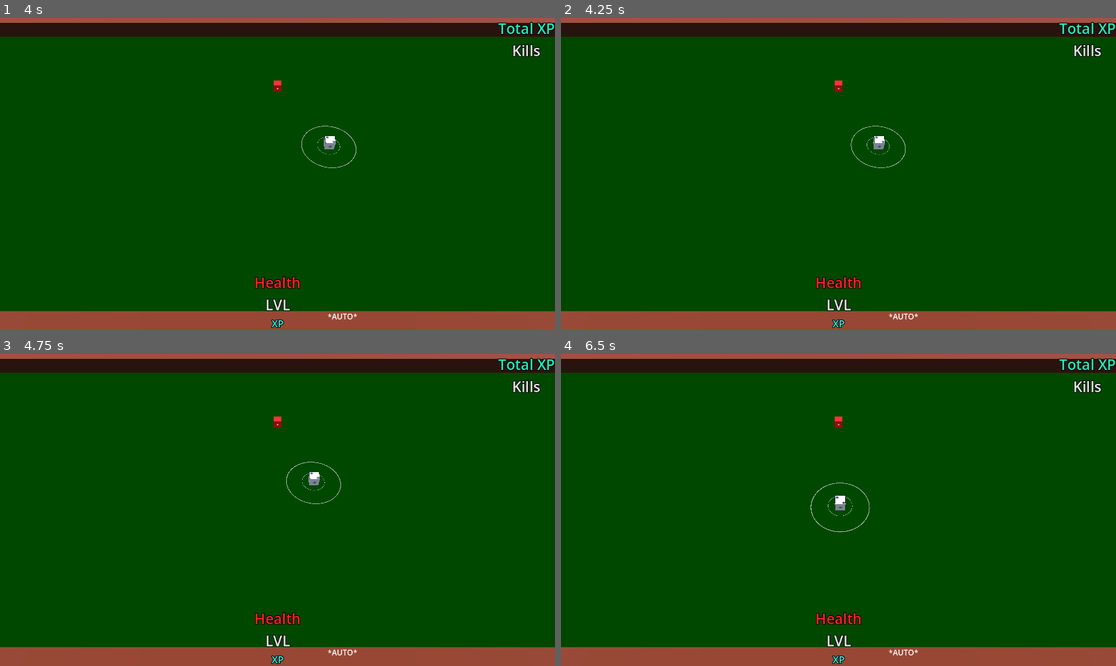
Above: before the commit, frames 1-4 (two rows, left to right).
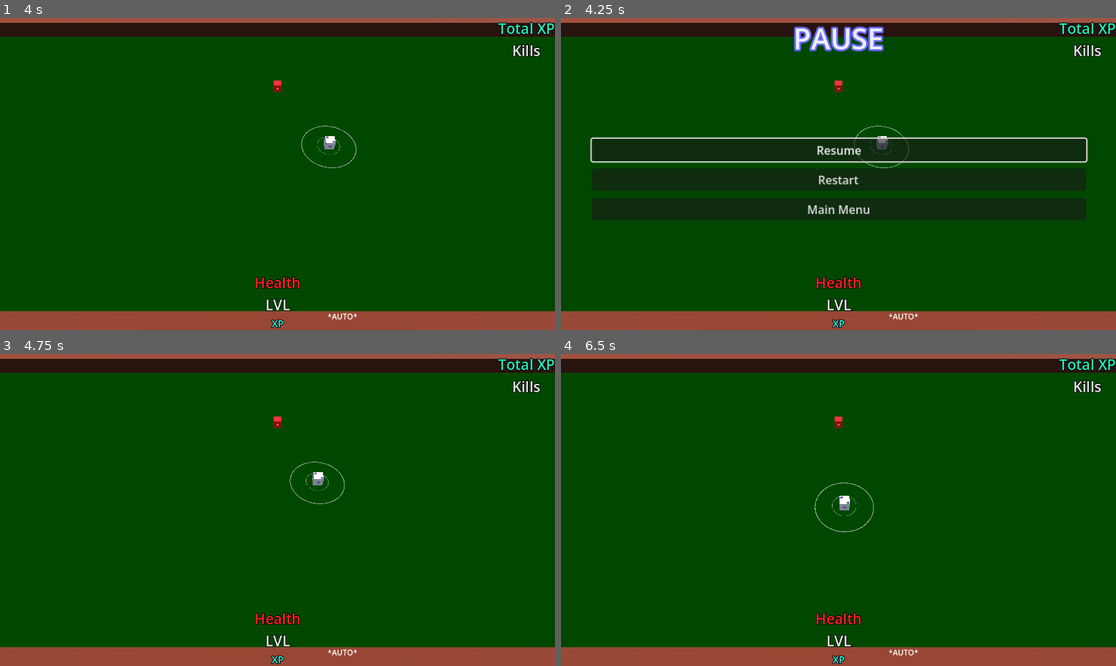
Above: after the commit, the same moments.

Repository: KamPit0605/gdc-project--dice-challenge
Game: Godot game, scene res://Scenes/game_scene.tscn
Same seed, same stepped clock (60 frames per second), same inputs: the game is played once before the commit and once after it.
Inputs (mouse positions are in pixels of both pictures, inside the frame that each line leads up to):
- Up to frame 1 (4 s): tap Enter (Confirm, bound only before the commit) at 0.5, 0.8, 1.35, 2.3, 3.6 s; move the mouse to (399, 158) at 0.52 s; hold D (Move_Right) 0.53-1.28 s; click (399, 158) at 0.6 s; move the mouse to (166, 189) at 1.27 s; hold S (Move_Backward) 1.28-2.03 s; click (166, 189) at 1.55 s; move the mouse to (333, 105) at 2.02 s; hold D (Move_Right) 2.03-2.78 s; click (333, 105) at 2.1 s; move the mouse to (249, 236) at 2.77 s; hold W (Move_Forward) 2.78-3.53 s; tap Z (Auto_Attack) at 2.85 s; click (249, 236) at 3.05 s; move the mouse to (444, 220) at 3.52 s; hold A (Move_Left) from 3.53 s (still down)
- Up to frame 2 (4.25 s): keep holding A (Move_Left); tap Escape (Decline, bound only before the commit) at 4.15 s
- Up to frame 3 (4.75 s): release A (Move_Left) at 4.25 s; click (277, 485) at 4.25 s, where only the run after the commit has a clickable "Resume"
- Up to frame 4 (6.5 s): tap Enter (Confirm, bound only before the commit) at 5, 6.05 s; move the mouse to (672, 463) at 5.02 s; hold A (Move_Left) 5.03-5.78 s; tap L (Level Up) at 5.1 s; click (672, 463) at 5.3 s; move the mouse to (866, 510) at 5.77 s; hold S (Move_Backward) from 5.78 s (still down); click (866, 510) at 5.85 s

Frame 1 is identical in both runs. In frame 2, 21% of the frame differs, in the area x 5-95%, y 2-65%; in frame 3, 0.2%; in frame 4, 0.3%.

Commit message:
2026-4-11 | Pausing Implemented

Diff:
--- a/Scenes/game_scene.tscn
+++ b/Scenes/game_scene.tscn
@@ -13,6 +13,7 @@
 [ext_resource type="Texture2D" uid="uid://d0qgk7do0wdsr" path="res://Textures/Dice/DieSide6.png" id="7_8m72m"]
 [ext_resource type="Script" uid="uid://dkx18dduq5qu7" path="res://Scripts/Systems/Global_game_system.gd" id="11_4xiap"]
 [ext_resource type="PackedScene" uid="uid://ld1mxfj4vaxp" path="res://Scenes/Systems/dice_system.tscn" id="12_wywco"]
+[ext_resource type="PackedScene" uid="uid://wpf7vtcpjbaf" path="res://UI/uiPause.tscn" id="14_ldntv"]
 
 [sub_resource type="ProceduralSkyMaterial" id="ProceduralSkyMaterial_6h5vk"]
 sky_horizon_color = Color(0.66224277, 0.6717428, 0.6867428, 1)
@@ -545,6 +546,8 @@
 DownPositionStageMarker = NodePath("../Position References/DownPositionStagePosition")
 LeftPositionStageMarker = NodePath("../Position References/LeftPositionStagePosition")
 RightPositionStageMarker = NodePath("../Position References/RightPositionStagePosition")
+
+[node name="UIResults" parent="." unique_id=521938894 instance=ExtResource("14_ldntv")]
 
 [connection signal="endGame" from="PlayerDice" to="Globals/GameSystem" method="_on_player_dice_end_game"]
 [connection signal="area_entered" from="PlayerDice/PlayerTrigger" to="PlayerDice" method="_on_player_trigger_area_entered"]
--- a/Scripts/Systems/Global_game_system.gd
+++ b/Scripts/Systems/Global_game_system.gd
@@ -30,7 +30,7 @@
 		GameStart = false
 
 	_endGame()
-	print (GameStart)
+
 	if GameReset == true:
 		GameReset = false
 
--- /dev/null
+++ b/Scripts/UI/UiPauseScript.gd
@@ -0,0 +1,81 @@
+extends Control
+
+@onready var PauseUI = $VBoxContainer/Pause
+
+var Pausing = false
+
+@export var Menu: Control
+@export var ResumeButton: Button
+@export var PlayAgainButton: Button
+@export var MainMenuButton: Button
+var game_scene = preload("res://Scenes/game_scene.tscn")
+#var mainMenu_scene
+#var ConnectButtons: bool = false
+
+
+# Called when the node enters the scene tree for the first time.
+func _ready():
+	PauseUI.visible = false
+	Menu.visible = false
+	get_tree().paused = false
+
+
+# Called every frame. 'delta' is the elapsed time since the previous frame.
+func _process(_delta):
+	if Input.is_action_just_pressed("Pause") :
+		_Pausing()
+
+
+	PauseMenu()
+
+	if (Pausing) && Input.is_action_just_pressed("Unpause(controller)"):
+		_resuming()
+
+func UiScoreResets():
+	GlobalDiceScript.AcquiredDice = 0
+	GlobalPlayerScript.PlayerLevel = 1
+	GlobalPlayerScript.PlayerXP = 0
+	GlobalPlayerScript.LevelUpXP = 0
+	GlobalPlayerScript.LevelUpQuota = GlobalPlayerScript.LevelUp1stQuota
+	GlobalPlayerScript.EnemyKills = 0
+	GlobalPlayerScript.autoAttacking_indicator = false
+	GlobalGameSystem.GameReset = 0
+	GlobalGameSystem.GamePlaying = false
+
+
+func _Pausing():
+	ResumeButton.grab_focus()
+	if !Pausing:
+		Pausing = true
+		get_tree().paused = true
+	else:
+		get_tree().paused = false
+		Pausing = false
+
+func PauseMenu():
+	if Pausing:
+		PauseUI.visible = true
+		Menu.visible = true
+	else:
+		PauseUI.visible = false
+		Menu.visible = false
+
+
+
+
+
+func _on_main_menu_select():
+	GlobalDiceScript.AcquiredDice = 0
+
+func _resuming():
+	_Pausing()
+	Pausing = false
+
+
+func _on_resume_button_pressed():
+	_resuming()
+
+func _on_restart_button_pressed():
+	GlobalGameSystem._restart()
+	UiScoreResets()
+	get_tree().reload_current_scene()
--- a/Scripts/UI/UiResultsScript.gd
+++ b/Scripts/UI/UiResultsScript.gd
@@ -38,9 +38,9 @@
 	KillsUI.text = str(GlobalPlayerScript.EnemyKills)
 
 	if SelectCooldown == false:
-		if Input.is_action_just_pressed("Confirm") :
+		if Input.is_action_just_pressed("ui_accept") :
 			PlayAgainSelect.emit()
-		if Input.is_action_just_pressed("Decline"):
+		if Input.is_action_just_pressed("ui_cancel"):
 			MainMenuSelect.emit()
 		PlayAgainButton.pressed.connect(_playagain)
 		MainMenuButton.pressed.connect(_mainmenu)
--- /dev/null
+++ b/UI/uiPause.tscn
@@ -0,0 +1,91 @@
+[gd_scene format=3 uid="uid://wpf7vtcpjbaf"]
+
+[ext_resource type="Script" uid="uid://bxmmxtb16qwi6" path="res://Scripts/UI/UiPauseScript.gd" id="1_gkunx"]
+
+[sub_resource type="LabelSettings" id="LabelSettings_3sbvi"]
+font_size = 60
+font_color = Color(0.95686275, 0.95686275, 1, 0.95686275)
+outline_size = 15
+outline_color = Color(0.41568628, 0.41568628, 1, 1)
+
+[node name="UIResults" type="Control" unique_id=20405237 node_paths=PackedStringArray("Menu", "ResumeButton", "PlayAgainButton", "MainMenuButton")]
+process_mode = 3
+layout_mode = 3
+anchors_preset = 15
+anchor_right = 1.0
+anchor_bottom = 1.0
+grow_horizontal = 2
+grow_vertical = 2
+script = ExtResource("1_gkunx")
+Menu = NodePath("Menu")
+ResumeButton = NodePath("Menu/Resume/ResumeButton")
+PlayAgainButton = NodePath("Menu/Restart/RestartButton")
+MainMenuButton = NodePath("Menu/MainMenu/MainMenuButton")
+metadata/_edit_lock_ = true
+
+[node name="Animations" type="Control" parent="." unique_id=40189467]
+anchors_preset = 0
+offset_right = 40.0
+offset_bottom = 40.0
+
+[node name="VBoxContainer" type="VBoxContainer" parent="." unique_id=270339400]
+layout_mode = 1
+anchors_preset = 5
+anchor_left = 0.5
+anchor_right = 0.5
+offset_left = -64.5
+offset_right = 64.5
+offset_bottom = 88.0
+grow_horizontal = 2
+
+[node name="Pause" type="VBoxContainer" parent="VBoxContainer" unique_id=358116091]
+layout_mode = 2
+size_flags_horizontal = 4
+size_flags_vertical = 4
+
+[node name="PauseUI" type="Label" parent="VBoxContainer/Pause" unique_id=1114336313]
+layout_mode = 2
+size_flags_horizontal = 4
+text = "PAUSE"
+label_settings = SubResource("LabelSettings_3sbvi")
+
+[node name="Menu" type="VBoxContainer" parent="." unique_id=1399438827]
+layout_mode = 1
+anchors_preset = 8
+anchor_left = 0.5
+anchor_top = 0.5
+anchor_right = 0.5
+anchor_bottom = 0.5
+offset_left = -512.0
+offset_top = -148.0
+offset_right = 172.0
+offset_bottom = 65.33331
+grow_horizontal = 2
+grow_vertical = 2
+scale = Vector2(1.5, 1.5)
+theme_override_constants/separation = 10
+alignment = 1
+
+[node name="Resume" type="VBoxContainer" parent="Menu" unique_id=1974413170]
+layout_mode = 2
+
+[node name="ResumeButton" type="Button" parent="Menu/Resume" unique_id=1177764586]
+layout_mode = 2
+text = "Resume"
+
+[node name="Restart" type="VBoxContainer" parent="Menu" unique_id=858022740]
+layout_mode = 2
+
+[node name="RestartButton" type="Button" parent="Menu/Restart" unique_id=1357956895]
+layout_mode = 2
+text = "Restart"
+
+[node name="MainMenu" type="VBoxContainer" parent="Menu" unique_id=1249056666]
+layout_mode = 2
+
+[node name="MainMenuButton" type="Button" parent="Menu/MainMenu" unique_id=484833263]
+layout_mode = 2
+text = "Main Menu"
+
+[connection signal="pressed" from="Menu/Resume/ResumeButton" to="." method="_on_resume_button_pressed"]
+[connection signal="pressed" from="Menu/Restart/RestartButton" to="." method="_on_restart_button_pressed"]
--- a/project.godot
+++ b/project.godot
@@ -35,6 +35,26 @@
 
 [input]
 
+ui_accept={
+"deadzone": 0.5,
+"events": [Object(InputEventKey,"resource_local_to_scene":false,"resource_name":"","device":0,"window_id":0,"alt_pressed":false,"shift_pressed":false,"ctrl_pressed":false,"meta_pressed":false,"pressed":false,"keycode":4194309,"physical_keycode":0,"key_label":0,"unicode":0,"location":0,"echo":false,"script":null)
+, Object(InputEventKey,"resource_local_to_scene":false,"resource_name":"","device":0,"window_id":0,"alt_pressed":false,"shift_pressed":false,"ctrl_pressed":false,"meta_pressed":false,"pressed":false,"keycode":4194310,"physical_keycode":0,"key_label":0,"unicode":0,"location":0,"echo":false,"script":null)
+, Object(InputEventKey,"resource_local_to_scene":false,"resource_name":"","device":0,"window_id":0,"alt_pressed":false,"shift_pressed":false,"ctrl_pressed":false,"meta_pressed":false,"pressed":false,"keycode":32,"physical_keycode":0,"key_label":0,"unicode":32,"location":0,"echo":false,"script":null)
+, Object(InputEventJoypadButton,"resource_local_to_scene":false,"resource_name":"","device":-1,"button_index":0,"pressure":0.0,"pressed":true,"script":null)
+]
+}
+ui_cancel={
+"deadzone": 0.5,
+"events": [Object(InputEventKey,"resource_local_to_scene":false,"resource_name":"","device":0,"window_id":0,"alt_pressed":false,"shift_pressed":false,"ctrl_pressed":false,"meta_pressed":false,"pressed":false,"keycode":4194305,"physical_keycode":0,"key_label":0,"unicode":0,"location":0,"echo":false,"script":null)
+, Object(InputEventJoypadButton,"resource_local_to_scene":false,"resource_name":"","device":-1,"button_index":1,"pressure":0.0,"pressed":true,"script":null)
+]
+}
+ui_close_dialog={
+"deadzone": 0.5,
+"events": [Object(InputEventKey,"resource_local_to_scene":false,"resource_name":"","device":0,"window_id":0,"alt_pressed":false,"shift_pressed":false,"ctrl_pressed":false,"meta_pressed":false,"pressed":false,"keycode":4194305,"physical_keycode":0,"key_label":0,"unicode":0,"location":0,"echo":false,"script":null)
+, Object(InputEventJoypadButton,"resource_local_to_scene":false,"resource_name":"","device":-1,"button_index":1,"pressure":0.0,"pressed":true,"script":null)
+]
+}
 Move_Forward={
 "deadzone": 0.2,
 "events": [Object(InputEventKey,"resource_local_to_scene":false,"resource_name":"","device":-1,"window_id":0,"alt_press …(192 unchanged characters)…
@@ -86,24 +106,16 @@
 "events": [Object(InputEventKey,"resource_local_to_scene":false,"resource_name":"","device":-1,"window_id":0,"alt_press …(192 unchanged characters)…
 ]
 }
-Confirm={
-"deadzone": 0.2,
-"events": [Object(InputEventKey,"resource_local_to_scene":false,"resource_name":"","device":-1,"window_id":0,"alt_pressed":false,"shift_pressed":false,"ctrl_pressed":false,"meta_pressed":false,"pressed":false,"keycode":0,"physical_keycode":4194309,"key_label":0,"unicode":0,"location":0,"echo":false,"script":null)
-, Object(InputEventKey,"resource_local_to_scene":false,"resource_name":"","device":-1,"window_id":0,"alt_pressed":false,"shift_pressed":false,"ctrl_pressed":false,"meta_pressed":false,"pressed":false,"keycode":0,"physical_keycode":32,"key_label":0,"unicode":32,"location":0,"echo":false,"script":null)
-, Object(InputEventJoypadButton,"resource_local_to_scene":false,"resource_name":"","device":-1,"button_index":0,"pressure":0.0,"pressed":false,"script":null)
-]
-}
-Decline={
-"deadzone": 0.2,
-"events": [Object(InputEventKey,"resource_local_to_scene":false,"resource_name":"","device":-1,"window_id":0,"alt_pressed":false,"shift_pressed":false,"ctrl_pressed":false,"meta_pressed":false,"pressed":false,"keycode":0,"physical_keycode":4194305,"key_label":0,"unicode":0,"location":0,"echo":false,"script":null)
-, Object(InputEventJoypadButton,"resource_local_to_scene":false,"resource_name":"","device":-1,"button_index":1,"pressure":0.0,"pressed":false,"script":null)
-]
-}
 Pause={
 "deadzone": 0.2,
 "events": [Object(InputEventJoypadButton,"resource_local_to_scene":false,"resource_name":"","device":-1,"button_index":6,"pressure":0.0,"pressed":true,"script":null)
 , Object(InputEventKey,"resource_local_to_scene":false,"resource_name":"","device":-1,"window_id":0,"alt_pressed":false …(186 unchanged characters)…
 , Object(InputEventKey,"resource_local_to_scene":false,"resource_name":"","device":-1,"window_id":0,"alt_pressed":false …(183 unchanged characters)…
+]
+}
+Unpause(controller)={
+"deadzone": 0.2,
+"events": [Object(InputEventJoypadButton,"resource_local_to_scene":false,"resource_name":"","device":-1,"button_index":1,"pressure":0.0,"pressed":true,"script":null)
 ]
 }
 
Not shown, added: Scripts/UI/UiPauseScript.gd.uid
